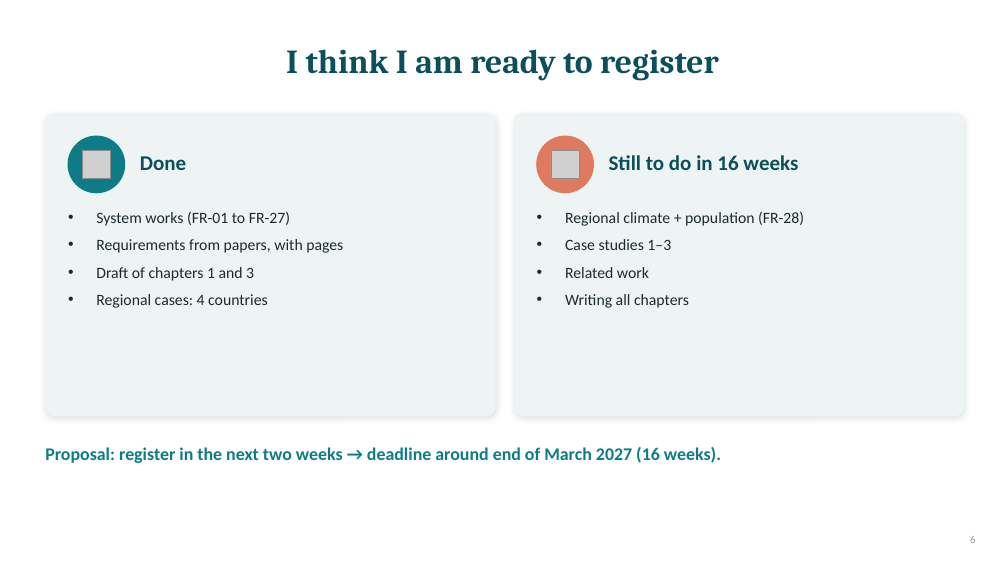
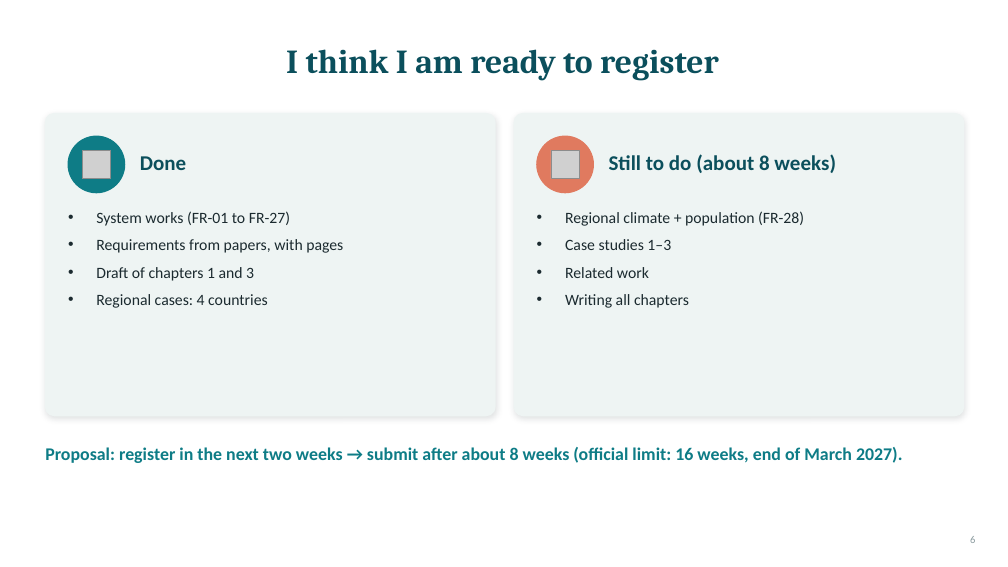
Before and after one commit to geohanibal/llm-climate-health, a slide deck: slide 6 of docs/thesis/supervisor_meetings/2026-11-19_presentation.pptx. Drawn at 1008x567 pixels with LibreOffice and Linux fonts; fonts in the diff are those of the drawing; grey boxes stand for pictures. Boxes give left, top, right and bottom in pixels: in the first picture for what was removed or moved away, otherwise in the second. Text is boxed around its words. In the diff, an @@ line names an element or a change of style, - is before the commit and + after.

```diff
--- a/docs/thesis/supervisor_meetings/2026-11-19_presentation.pptx
+++ b/docs/thesis/supervisor_meetings/2026-11-19_presentation.pptx
@@ text at [609, 154, 836, 173]: text changed @@
-Still to do in 16 weeks
+Still to do (about 8 weeks)
@@ text at [45, 447, 903, 463]: text changed @@
-Proposal: register in the next two weeks → deadline around end of March 2027 (16 weeks).
+Proposal: register in the next two weeks → submit after about 8 weeks (official limit: 16 weeks, end of March 2027).
```
Also in this commit, not shown: 1 other slide changed, 2 other files.
